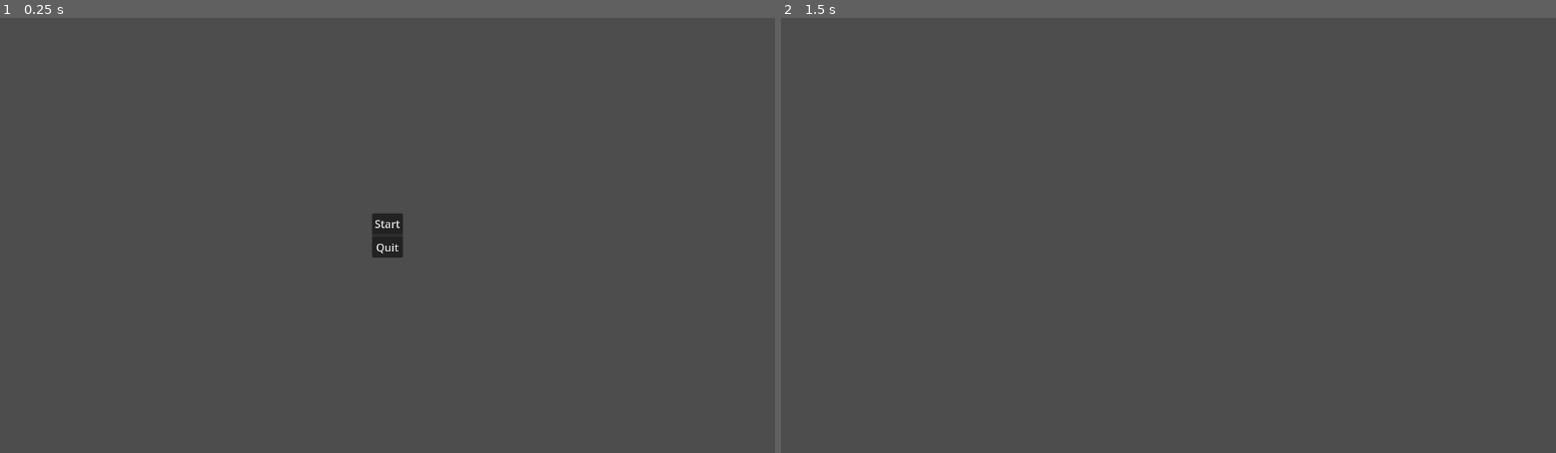
Above: before the commit, frames 1-2 (left to right).
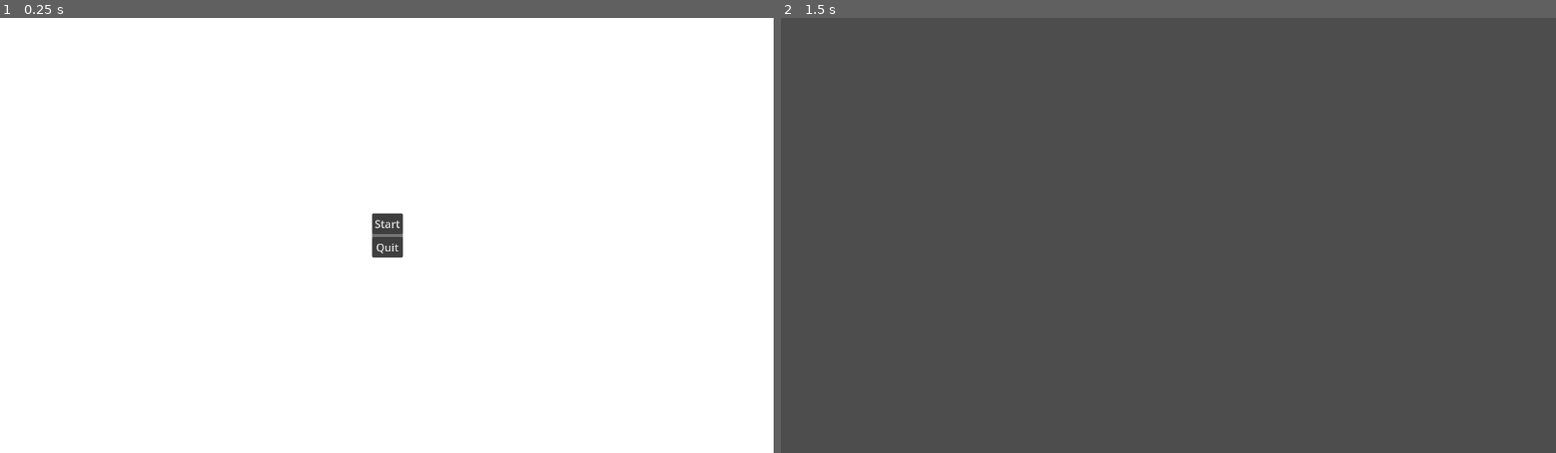
Above: after the commit, the same moments.

Repository: Phanatik/PGJ2024
Game: Godot game, scene res://scenes/MainMenu.tscn
Same seed, same stepped clock (60 frames per second), same inputs: the game is played once before the commit and once after it. This scene is started directly instead of the project's main scene.
Inputs:
- Up to frame 1 (0.25 s): no input
- Up to frame 2 (1.5 s): click "Start" at 0.5 s; tap Enter at 1.25 s; hold D (move_right) from 1.28 s (still down); tap E (interact) at 1.35 s

The runs differ from the first frame. In frame 1, 100% of the frame differs, in the area x 0-100%, y 0-100%; in frame 2, nothing differs.

Commit message:
main menu
add color rect

Diff:
--- a/scenes/MainMenu.tscn
+++ b/scenes/MainMenu.tscn
@@ -10,6 +10,11 @@
 grow_horizontal = 2
 grow_vertical = 2
 script = ExtResource("1_l6q04")
+
+[node name="ColorRect" type="ColorRect" parent="."]
+layout_mode = 0
+offset_right = 1150.0
+offset_bottom = 648.0
 
 [node name="PanelContainer" type="PanelContainer" parent="."]
 layout_mode = 1
Not shown: 1 places in default_env.tres that only renumber resources
